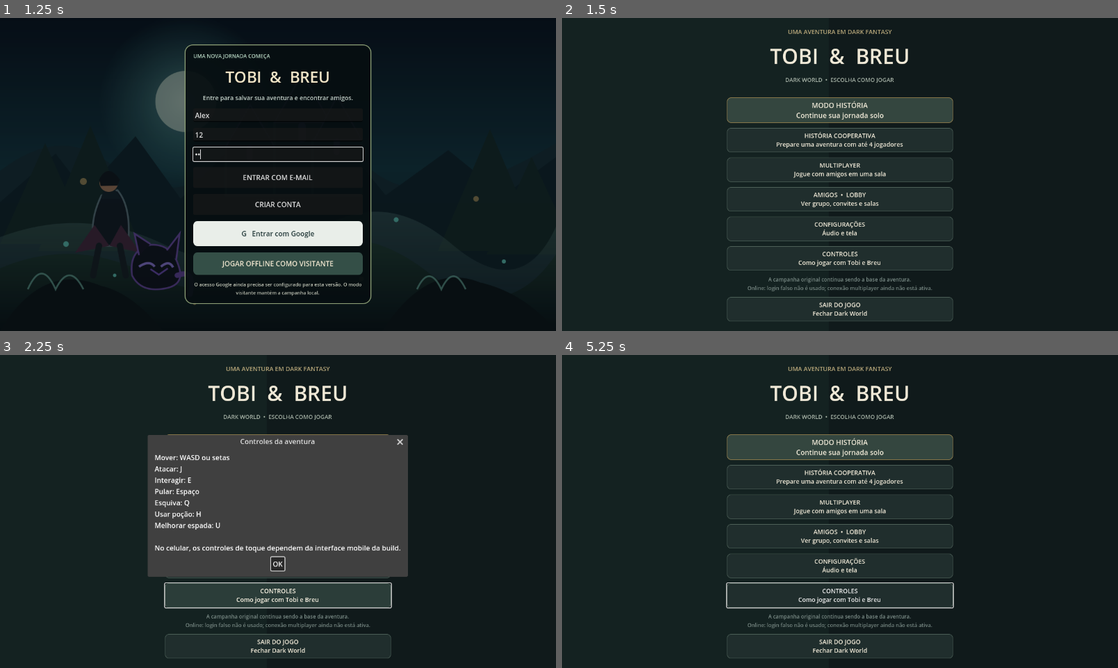
Above: before the commit, frames 1-4 (two rows, left to right).
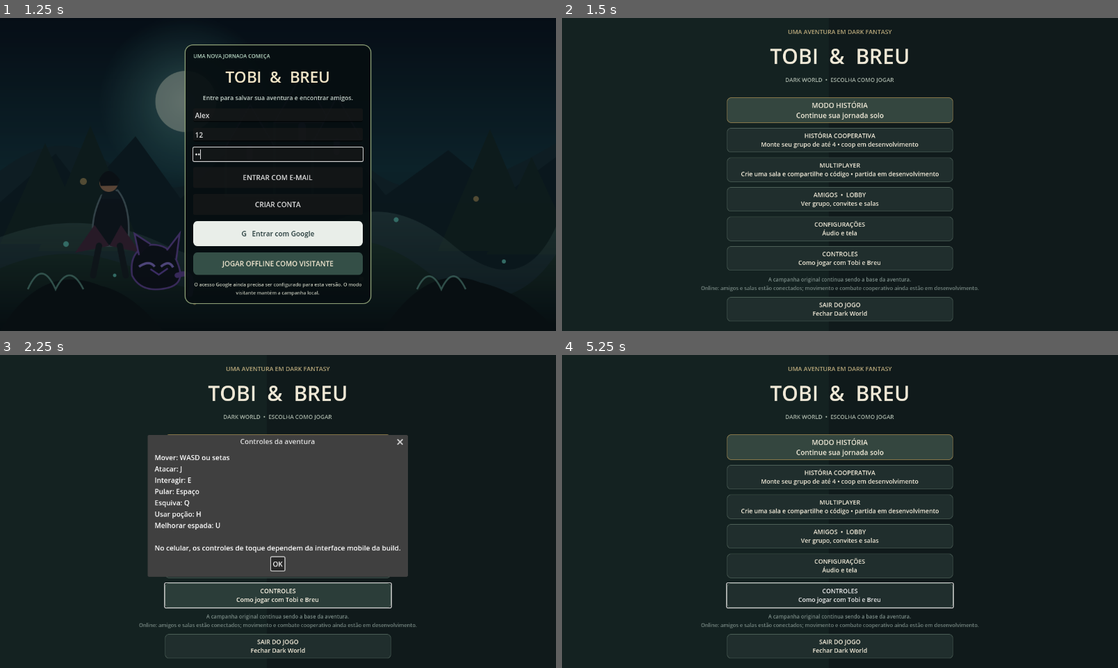
Above: after the commit, the same moments.

Repository: REALMLIFE-design/dark-fantasia-tobi-e-breu-
Game: Godot game, scene res://scenes/login.tscn
Two runs of this game, one before a commit and one after it. Both use one fixed random seed, a clock stepped at 60 frames per second and the inputs below.
Inputs (mouse positions are in pixels of both pictures, inside the frame that each line leads up to):
- Up to frame 1 (1.25 s): click (278, 115) at 0.52 s; type "Alex" at 0.6 s; click (278, 133) at 0.75 s; type "12" at 0.83 s; click (278, 155) at 0.98 s; type "12" at 1.07 s
- Up to frame 2 (1.5 s): click "JOGAR OFFLINE COMO VISITANTE" at 1.25 s
- Up to frame 3 (2.25 s): click "CONTROLES Como jogar com Tobi…" at 2 s
- Up to frame 4 (5.25 s): click "CONTROLES Como jogar com Tobi…" at 2.75 s; click "MODO HISTÓRIA Continue sua jo…" at 3.5 s; click "MODO HISTÓRIA Continue sua jo…" at 4.25 s; click "OK" at 5 s

Frame 1 is identical in both runs. In frame 2, 0.9% of the frame differs, in the area x 25-75%, y 39-88%; in frame 3, 0.3%; in frame 4, 0.9%.

Commit message:
Clarify online lobby versus in-game cooperative status

Diff:
--- a/scripts/main_menu.gd
+++ b/scripts/main_menu.gd
@@ -66,14 +66,14 @@
 	layout.add_child(spacer)
 
 	_add_menu_button(layout, "MODO HISTÓRIA", "Continue sua jornada solo", _start_story, true)
-	_add_menu_button(layout, "HISTÓRIA COOPERATIVA", "Prepare uma aventura com até 4 jogadores", _open_friends_lobby)
-	_add_menu_button(layout, "MULTIPLAYER", "Jogue com amigos em uma sala", _open_friends_lobby)
+	_add_menu_button(layout, "HISTÓRIA COOPERATIVA", "Monte seu grupo de até 4 • coop em desenvolvimento", _open_friends_lobby)
+	_add_menu_button(layout, "MULTIPLAYER", "Crie uma sala e compartilhe o código • partida em desenvolvimento", _open_friends_lobby)
 	_add_menu_button(layout, "AMIGOS  •  LOBBY", "Ver grupo, convites e salas", _open_friends_lobby)
 	_add_menu_button(layout, "CONFIGURAÇÕES", "Áudio e tela", _show_settings)
 	_add_menu_button(layout, "CONTROLES", "Como jogar com Tobi e Breu", _show_controls)
 
 	var footer := Label.new()
-	footer.text = "A campanha original continua sendo a base da aventura.\nOnline: login falso não é usado; conexão multiplayer ainda não está ativa."
+	footer.text = "A campanha original continua sendo a base da aventura.\nOnline: amigos e salas estão conectados; movimento e combate cooperativo ainda estão em desenvolvimento."
 	footer.horizontal_alignment = HORIZONTAL_ALIGNMENT_CENTER
 	footer.add_theme_color_override("font_color", Color("788984"))
 	footer.add_theme_font_size_override("font_size", 12)
